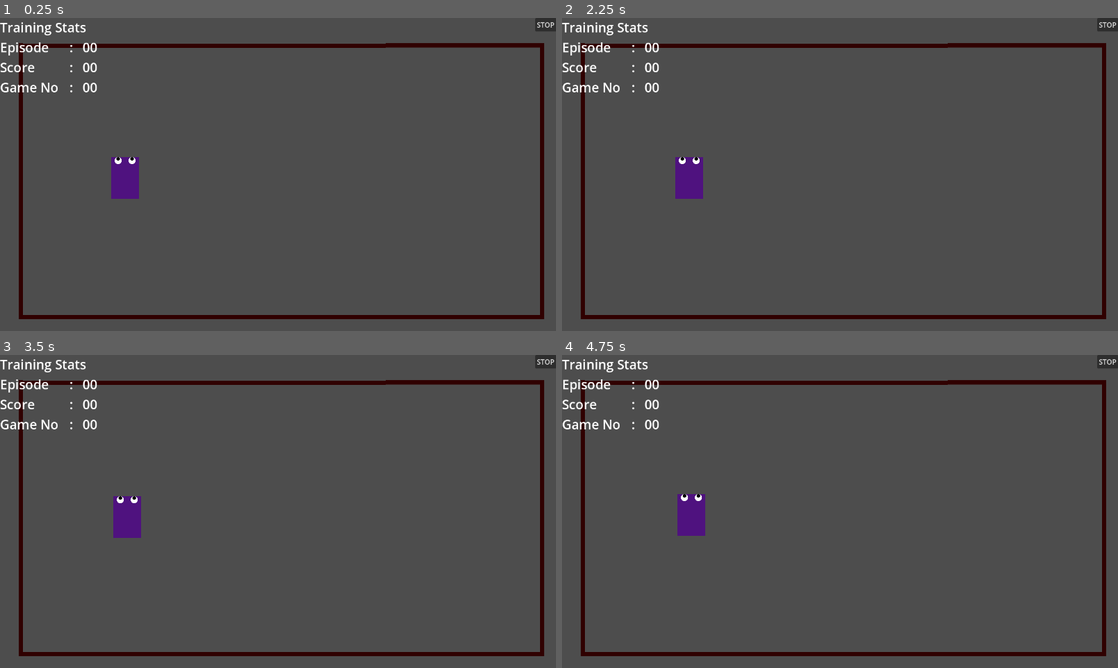
Above: before the commit, frames 1-4 (two rows, left to right).
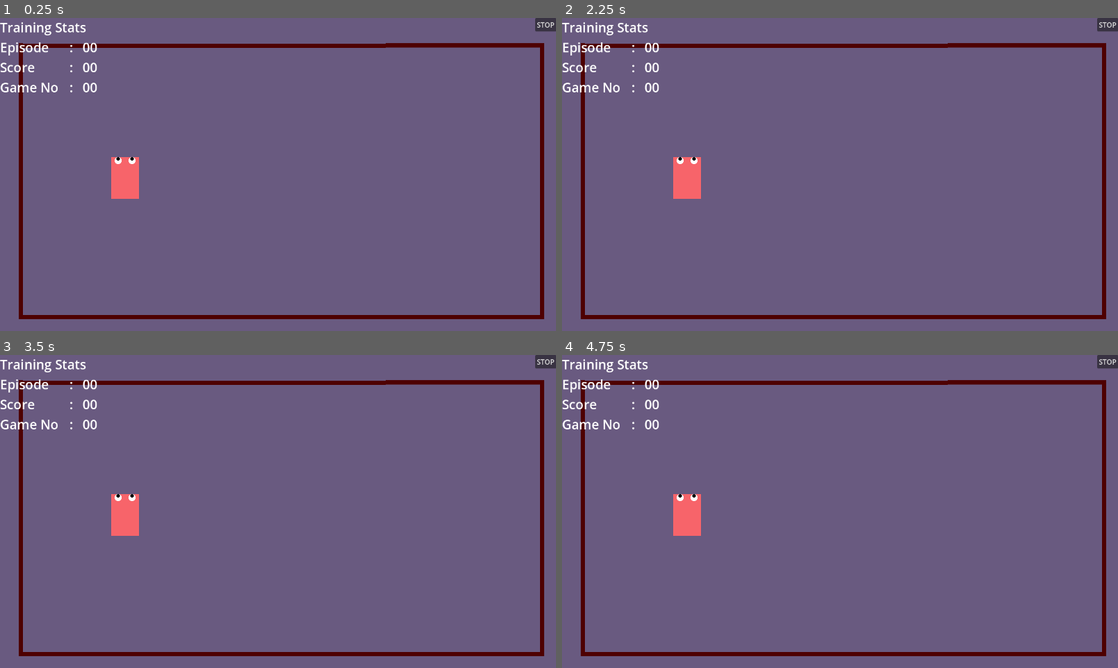
Above: after the commit, the same moments.

Repository: CrazyGG3r/fyp_try2
Game: Godot game, scene res://Scenes/environment.tscn
Two runs of this game, one before a commit and one after it. Both use one fixed random seed, a clock stepped at 60 frames per second and the inputs below. This scene is started directly instead of the project's main scene.
Inputs (mouse positions are in pixels of both pictures, inside the frame that each line leads up to):
- Up to frame 1 (0.25 s): no input
- Up to frame 2 (2.25 s): click "STOP" at 0.5 s; click "Start the environment" at 1.25 s; tap Enter at 2 s; move the mouse to (962, 158) at 2.02 s; hold D (RIGHT) from 2.03 s (still down); click (962, 158) at 2.17 s
- Up to frame 3 (3.5 s): tap Space at 2.75 s; move the mouse to (166, 527) at 2.77 s; release D (RIGHT) at 2.78 s; hold S (BACKWARDS) from 2.78 s (still down)
- Up to frame 4 (4.75 s): tap Enter at 3.5 s; move the mouse to (895, 442) at 3.52 s; release S (BACKWARDS) at 3.53 s; hold D (RIGHT) 3.53-4.28 s; tap Space at 4.25 s; move the mouse to (812, 574) at 4.27 s; hold W (FORWARDS) from 4.28 s (still down); click (812, 574) at 4.42 s

The runs differ from the first frame. In frame 1, 99% of the frame differs, in the area x 0-100%, y 0-100%; in frame 2, 99%; in frame 3, 99%; in frame 4, 99%.

Commit message:
lets fucking GOooooooooooooooooo

Diff:
--- a/Environment/Scenes/Hexapod_1.tscn
+++ b/Environment/Scenes/Hexapod_1.tscn
@@ -23,7 +23,7 @@
 [node name="Style" type="Node2D" parent="."]
 
 [node name="body" type="MeshInstance2D" parent="Style"]
-modulate = Color(0.309804, 0.0705882, 0.498039, 1)
+modulate = Color(0.968627, 0.392157, 0.415686, 1)
 scale = Vector2(64, 96)
 mesh = SubResource("QuadMesh_csdqn")
 
--- a/Environment/Scenes/environment.gd
+++ b/Environment/Scenes/environment.gd
@@ -2,6 +2,7 @@
 
 var server = TCPServer.new()
 var client_DQN = server.take_connection()
+signal handel_action(action_str)
 
 func _ready():
 	print("IP Address:", Global.ip_address)
@@ -27,13 +28,14 @@
 		if typeof(data) == TYPE_ARRAY and data.size() == 2:
 			var byte_array = PackedByteArray(data[1])  # Extract the byte data
 			var action_str = byte_array.get_string_from_utf8() # Convert to string
-			print("Received action:", action_str)
-			handle_action(action_str)
+			handel_action.emit(action_str)
+			#print("Received action:", action_str)
+			#handle_action(action_str)
 		#var te = action[1].get_string_from_utf8()
-
 		#print("Received action:", action)
 		#handle_action(action)
 
-func handle_action(action):
-	# Handle the received action
-	print("Handling action:", action[1])
+
+#func handle_action(action):
+	## Handle the received action
+	#print("Handling action:", action)
--- a/Environment/Scenes/environment.tscn
+++ b/Environment/Scenes/environment.tscn
@@ -8,6 +8,8 @@
 size = Vector2(1, 1)
 
 [sub_resource type="QuadMesh" id="QuadMesh_u8v81"]
+
+[sub_resource type="QuadMesh" id="QuadMesh_45f5d"]
 
 [node name="Environment" type="Node2D"]
 script = ExtResource("1_l84up")
@@ -101,6 +103,9 @@
 offset_right = 40.0
 offset_bottom = 40.0
 
+[node name="CharacterBody2D" parent="." instance=ExtResource("2_0eu02")]
+position = Vector2(288, 368)
+
 [node name="Objects" type="Node2D" parent="."]
 metadata/_edit_group_ = true
 
@@ -108,7 +113,6 @@
 position = Vector2(8, -128)
 rotation = -0.000475391
 gravity_scale = 0.0
-metadata/_edit_group_ = true
 
 [node name="border" type="CollisionShape2D" parent="Objects/W_top"]
 position = Vector2(640, 192)
@@ -116,7 +120,7 @@
 shape = SubResource("RectangleShape2D_mc4rd")
 
 [node name="mesh" type="MeshInstance2D" parent="Objects/W_top"]
-modulate = Color(0.19, 0, 0, 1)
+modulate = Color(0.305882, 0, 0, 1)
 position = Vector2(640, 192)
 scale = Vector2(1190, 10)
 mesh = SubResource("QuadMesh_u8v81")
@@ -124,7 +128,6 @@
 [node name="W_bot" type="RigidBody2D" parent="Objects"]
 position = Vector2(8, 496)
 gravity_scale = 0.0
-metadata/_edit_group_ = true
 
 [node name="border" type="CollisionShape2D" parent="Objects/W_bot"]
 position = Vector2(640, 192)
@@ -132,7 +135,7 @@
 shape = SubResource("RectangleShape2D_mc4rd")
 
 [node name="mesh" type="MeshInstance2D" parent="Objects/W_bot"]
-modulate = Color(0.19, 0, 0, 1)
+modulate = Color(0.305882, 0, 0, 1)
 position = Vector2(640, 192)
 scale = Vector2(1190, 10)
 mesh = SubResource("QuadMesh_u8v81")
@@ -141,7 +144,6 @@
 position = Vector2(248, -264)
 rotation = 1.5708
 gravity_scale = 0.0
-metadata/_edit_group_ = true
 
 [node name="border" type="CollisionShape2D" parent="Objects/W_left"]
 position = Vector2(640, 192)
@@ -150,7 +152,7 @@
 shape = SubResource("RectangleShape2D_mc4rd")
 
 [node name="mesh" type="MeshInstance2D" parent="Objects/W_left"]
-modulate = Color(0.19, 0, 0, 1)
+modulate = Color(0.305882, 0, 0, 1)
 position = Vector2(640, 192)
 scale = Vector2(635, 10)
 mesh = SubResource("QuadMesh_u8v81")
@@ -159,7 +161,6 @@
 position = Vector2(1432, -264)
 rotation = 1.5708
 gravity_scale = 0.0
-metadata/_edit_group_ = true
 
 [node name="border" type="CollisionShape2D" parent="Objects/W_right"]
 position = Vector2(640, 192)
@@ -168,12 +169,17 @@
 shape = SubResource("RectangleShape2D_mc4rd")
 
 [node name="mesh" type="MeshInstance2D" parent="Objects/W_right"]
-modulate = Color(0.19, 0, 0, 1)
+modulate = Color(0.305882, 0, 0, 1)
 position = Vector2(640, 192)
 scale = Vector2(635, 10)
 mesh = SubResource("QuadMesh_u8v81")
 
-[node name="CharacterBody2D" parent="." instance=ExtResource("2_0eu02")]
-position = Vector2(288, 368)
+[node name="MeshInstance2D" type="MeshInstance2D" parent="Objects"]
+modulate = Color(0.411765, 0.352941, 0.501961, 1)
+z_index = -14
+position = Vector2(640, 360)
+scale = Vector2(1280, 720)
+mesh = SubResource("QuadMesh_45f5d")
 
+[connection signal="handel_action" from="." to="CharacterBody2D" method="_on_environment_handel_action"]
 [connection signal="pressed" from="STOP" to="STOP" method="_on_pressed"]
--- a/Environment/Scripts/Hexapod_1.gd
+++ b/Environment/Scripts/Hexapod_1.gd
@@ -4,20 +4,46 @@
 const SPEED = 300.0
 const angular_speed = deg_to_rad(20)
 var movement = Vector2(0,0)
+
+var fake_delta = null
 func _physics_process(delta):
-	if Input.is_action_just_pressed("BACKWARDS"):
+	#if Input.is_action_just_pressed("BACKWARDS"):
+		#movement = Vector2(sin(rotation),cos(rotation)) * SPEED
+		#position += movement * delta
+	#if Input.is_action_just_pressed("FORWARDS"):
+		#movement = Vector2( sin(rotation),-cos(rotation)) * SPEED
+		#position += movement * delta
+	#if Input.is_action_just_pressed("RIGHT"):
+		#movement = Vector2( cos(rotation),sin(rotation)) * SPEED
+		#position += movement * delta
+	#if Input.is_action_just_pressed("LEFT"):
+		#movement = Vector2( -cos(rotation),sin(rotation)) * SPEED
+		#position += movement * delta
+	#if Input.is_action_just_pressed("RIGHT_ROTATE"):
+		#rotation += angular_speed
+	#if Input.is_action_just_pressed("LEFT_ROTATE"):
+		#rotation -= angular_speed
+		fake_delta = delta
+
+
+
+func _on_environment_handel_action(action_str):
+	if action_str == "FK":
+		movement = Vector2( sin(rotation),-cos(rotation)) * SPEED
+		position += movement * fake_delta
+	if action_str == "BK":
 		movement = Vector2(sin(rotation),cos(rotation)) * SPEED
-		position += movement * delta
-	if Input.is_action_just_pressed("FORWARDS"):
-		movement = Vector2( sin(rotation),-cos(rotation)) * SPEED
-		position += movement * delta
-	if Input.is_action_just_pressed("RIGHT"):
+		position += movement * fake_delta
+	if action_str == "RT":
 		movement = Vector2( cos(rotation),sin(rotation)) * SPEED
-		position += movement * delta
-	if Input.is_action_just_pressed("LEFT"):
+		position += movement * fake_delta
+	if action_str == "LT":
 		movement = Vector2( -cos(rotation),sin(rotation)) * SPEED
-		position += movement * delta
-	if Input.is_action_just_pressed("RIGHT_ROTATE"):
+		position += movement * fake_delta
+	if action_str == "R2":
 		rotation += angular_speed
-	if Input.is_action_just_pressed("LEFT_ROTATE"):
+	if action_str == "L2":
 		rotation -= angular_speed
+
+
+	print(action_str)
Not shown: 1 places in Environment/Scenes/environment.tscn that only renumber resources
Not shown, changed: Dummy_Agent/effects.py
Not shown, changed: Dummy_Agent/to_environment.py
